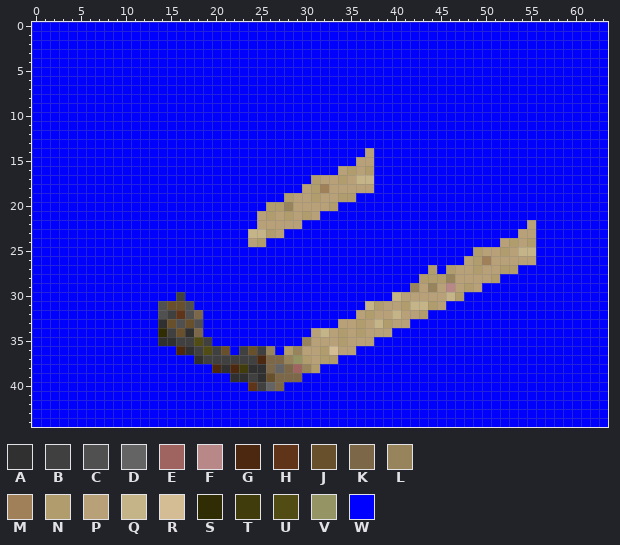
Pixel-art sprite: gfx/2016.png. Above is the file before it was changed.
The file is 64x45 pixels.
Palette (. is transparent): A #303030  B #404040  C #505050  D #646464  E #a06460  F #b88888  G #4c2810  H #603418  J #68502c  K #7c6848  L #98845c  M #a08058  N #b09c6c  P #b8a078  Q #c4b488  R #d4bc94  S #302c04  T #403c0c  U #504c14  V #949464  W #0000ff
Now the later version:
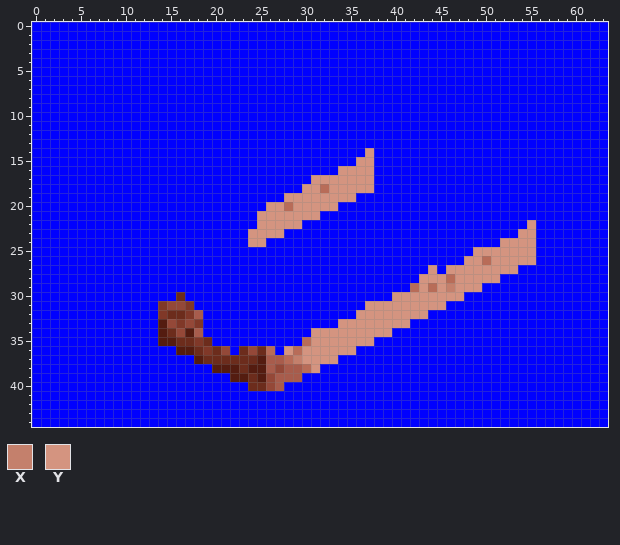
Colours new in this view: X #c4806c  Y #d49480
From old to new:
{"colour":"A","old":"#303030","new":"#541c10"}
{"colour":"B","old":"#404040","new":"#6c2c1c"}
{"colour":"C","old":"#505050","new":"#803828"}
{"colour":"J","old":"#68502c","new":"#944838"}
{"colour":"K","old":"#7c6848","new":"#a85c4c"}
{"colour":"L","old":"#98845c","new":"#b86c58"}
{"y":14,"x":37,"old":"P","new":"Y"}
{"y":15,"x":36,"old":"PP","new":"YY"}
{"y":16,"x":34,"old":"PNPN","new":"YYYY"}
{"y":17,"x":31,"old":"NPPNPQQ","new":"YYYYYYY"}
{"y":18,"x":30,"old":"PNMPPPPP","new":"YYLYYYYY"}
{"y":19,"x":28,"old":"NPPNPPNN","new":"YYYYYYYY"}
{"y":20,"x":26,"old":"NN","new":"YY"}
{"y":20,"x":29,"old":"PPPPN","new":"YYYYY"}
{"y":21,"x":25,"old":"PNPNPNP","new":"YYYYYYY"}
{"y":22,"x":25,"old":"PPPPP","new":"YYYYY"}
{"y":22,"x":55,"old":"P","new":"Y"}
{"y":23,"x":24,"old":"QQNP","new":"YYYY"}
{"y":23,"x":54,"old":"PP","new":"YY"}
{"y":24,"x":24,"old":"PN","new":"YY"}
{"y":24,"x":52,"old":"PNPN","new":"YYYY"}
{"y":25,"x":49,"old":"NPPNPQQ","new":"YYYYYYY"}
{"y":26,"x":48,"old":"PNMPPPPP","new":"YYLYYYYY"}
{"y":27,"x":44,"old":"N","new":"Y"}
{"y":27,"x":46,"old":"NPPNPPNN","new":"YYYYYYYY"}
{"y":28,"x":43,"old":"NNN","new":"YYY"}
{"y":28,"x":47,"old":"PPPPN","new":"YYYYY"}
{"y":29,"x":43,"old":"P","new":"Y"}
{"y":29,"x":45,"old":"PFPNP","new":"YXYYY"}
{"y":30,"x":40,"old":"QPPPPPQN","new":"YYYYYYYY"}
{"y":31,"x":37,"old":"QNPPNQQNP","new":"YYYYYYYYY"}
{"y":32,"x":16,"old":"H","new":"B"}
{"y":32,"x":36,"old":"PNPPQPPN","new":"YYYYYYYY"}
{"y":33,"x":34,"old":"PPNPQNPP","new":"YYYYYYYY"}
{"y":34,"x":14,"old":"S","new":"A"}
{"y":34,"x":31,"old":"PQPNPNPPP","new":"YYYYYYYYY"}
{"y":35,"x":18,"old":"U","new":"C"}
{"y":35,"x":31,"old":"PPPNPPP","new":"YYYYYYY"}
{"y":36,"x":16,"old":"G","new":"A"}
{"y":36,"x":19,"old":"U","new":"C"}
{"y":36,"x":28,"old":"N","new":"Y"}
{"y":36,"x":30,"old":"PPNRPP","new":"YYYYYY"}
{"y":37,"x":25,"old":"G","new":"A"}
{"y":37,"x":29,"old":"VNPNN","new":"XYYYY"}
{"y":38,"x":20,"old":"G","new":"A"}
{"y":38,"x":22,"old":"GT","new":"AB"}
{"y":38,"x":27,"old":"D","new":"J"}
{"y":38,"x":29,"old":"E","new":"K"}
{"y":38,"x":31,"old":"N","new":"Y"}
{"y":40,"x":24,"old":"H","new":"B"}
{"y":40,"x":26,"old":"D","new":"J"}
